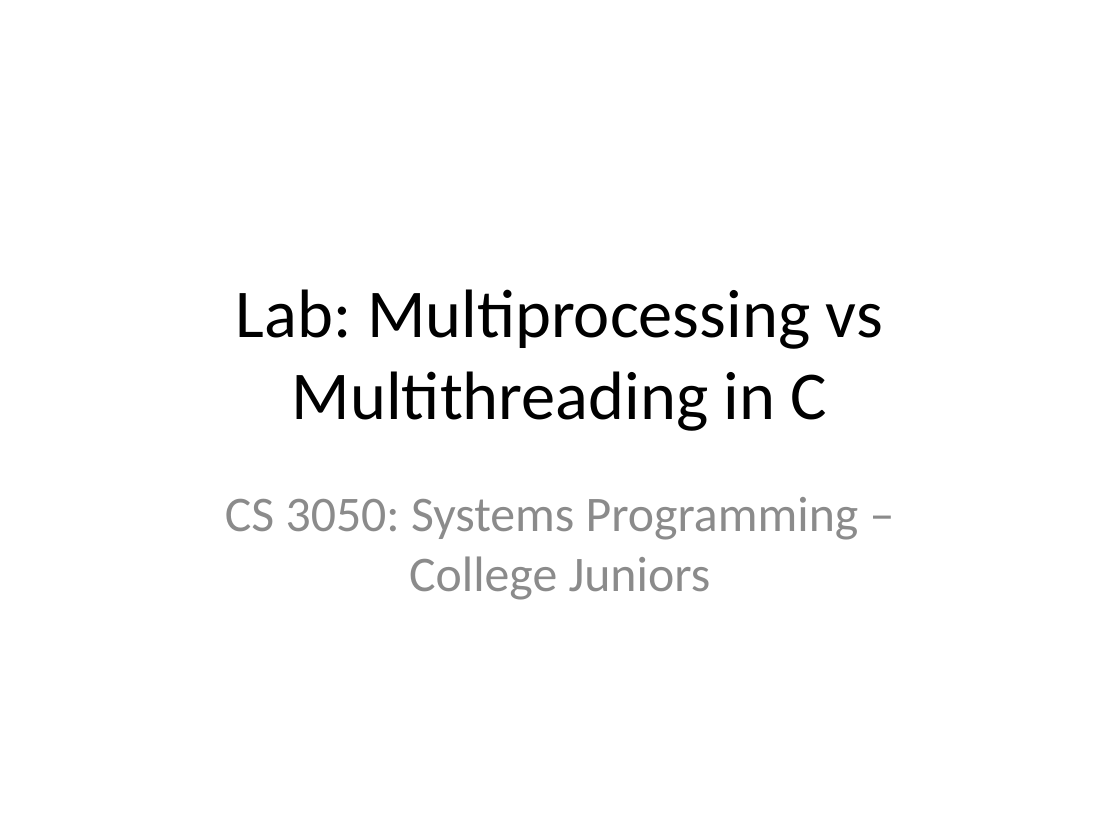
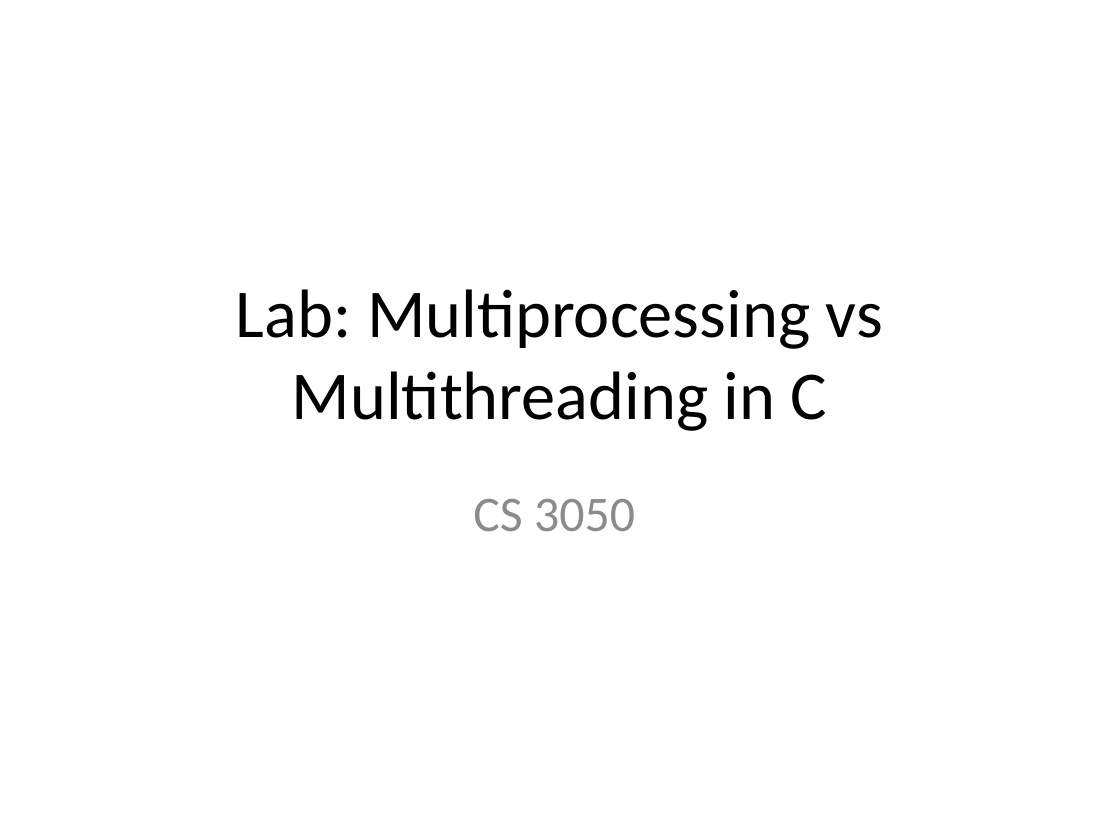
Before and after one commit to angrynarwhal/cs3050-Lab-8, a slide deck: slide 1 of multiprocessing_vs_multithreading_lab.pptx. Drawn at 1120x840 pixels with LibreOffice and Linux fonts; fonts in the diff are those of the drawing. Boxes give left, top, right and bottom in pixels: in the first picture for what was removed or moved away, otherwise in the second. Text is boxed around its words. In the diff, an @@ line names an element or a change of style, - is before the commit and + after.

```diff
--- a/multiprocessing_vs_multithreading_lab.pptx
+++ b/multiprocessing_vs_multithreading_lab.pptx
@@ subtitle at <box>473,499,635,531</box>: text changed @@
-CS 3050: Systems Programming – College Juniors
+CS 3050
```
Also in this commit, not shown: 1 other slide changed.
